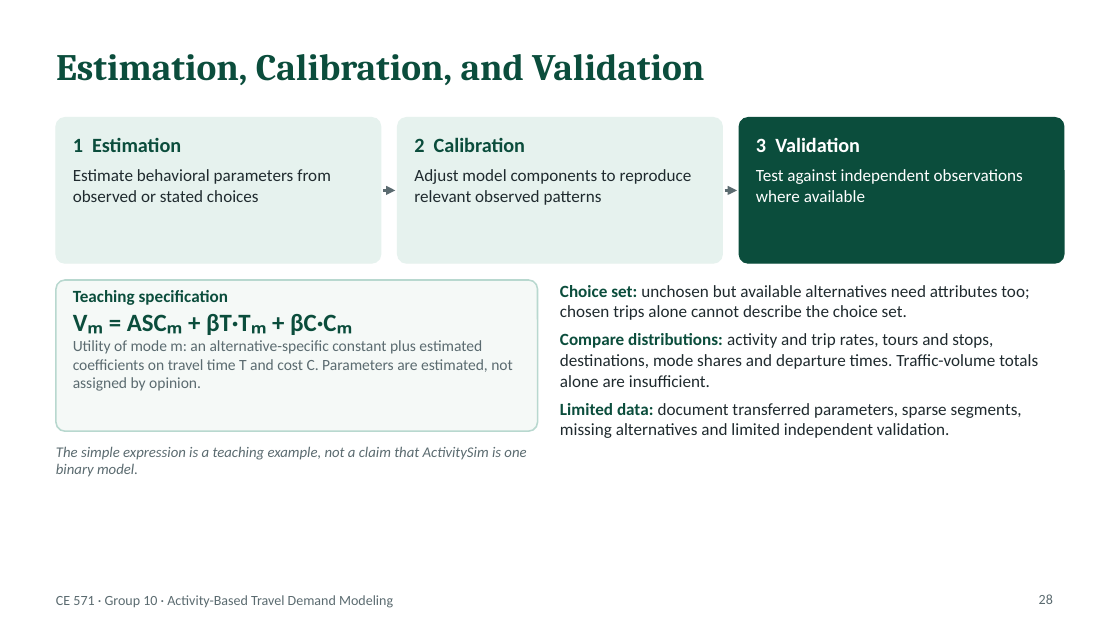
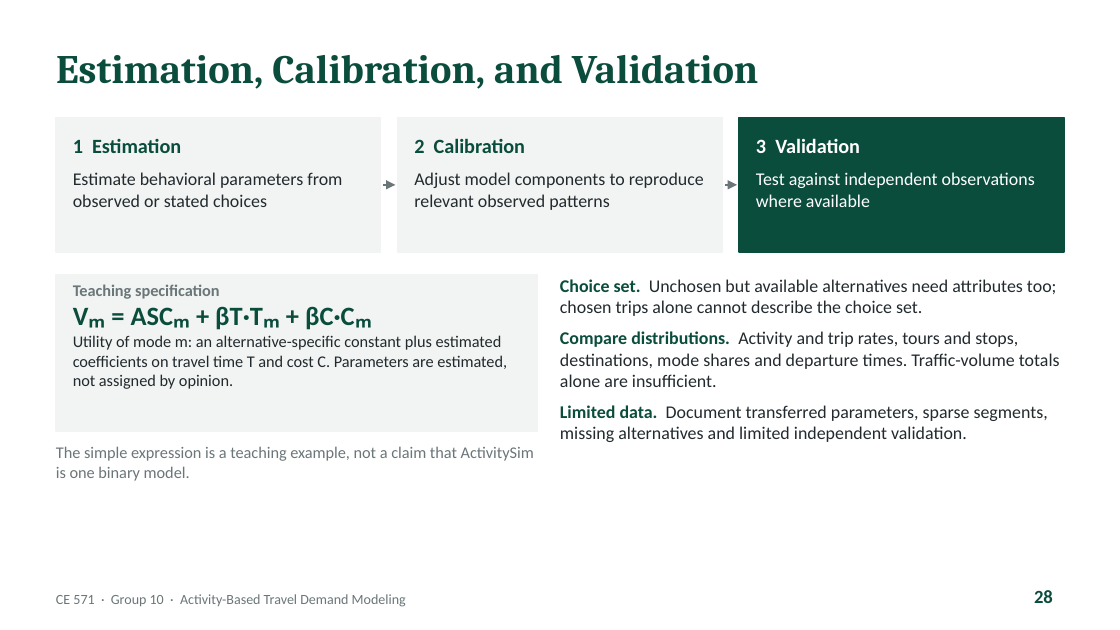
Before and after one commit to abdelmohdi/Claude, a slide deck: slide 28 of CE571_Group10_ABM_Presentation/CE571_Group10_Activity_Based_Travel_Demand_Modeling.pptx. Drawn at 1120x630 pixels with LibreOffice and Linux fonts; fonts in the diff are those of the drawing. Boxes give left, top, right and bottom in pixels: in the first picture for what was removed or moved away, otherwise in the second. Text is boxed around its words. In the diff, an @@ line names an element or a change of style, - is before the commit and + after.

```diff
--- a/CE571_Group10_ABM_Presentation/CE571_Group10_Activity_Based_Travel_Demand_Modeling.pptx
+++ b/CE571_Group10_ABM_Presentation/CE571_Group10_Activity_Based_Travel_Demand_Modeling.pptx
@@ title "Estimation, Calibration, and Validation" at <box>56,55,759,89</box>: size 24 to 26 pt @@
@@ rectangle: place and size @@
-rectangle at <box>56,118,381,263</box>
+rectangle at <box>56,118,381,252</box>
@@ rectangle at <box>56,118,381,252</box>: rounded rectangle to rectangle; fill #E6F2EE to #F1F4F2; outline #E6F2EE 0.75 pt to #F1F4F2 1 pt @@
@@ rectangle at <box>398,118,722,252</box>: rounded rectangle to rectangle; fill #E6F2EE to #F1F4F2; outline #E6F2EE 0.75 pt to #F1F4F2 1 pt @@
@@ rectangle: place and size @@
-rectangle at <box>398,118,722,263</box>
+rectangle at <box>398,118,722,252</box>
@@ rectangle: place and size @@
-rectangle at <box>739,118,1064,263</box>
+rectangle at <box>739,118,1064,252</box>
@@ rectangle at <box>739,118,1064,252</box>: rounded rectangle to rectangle; outline #0B4D3C 0.75 pt to #0B4D3C 1 pt @@
@@ text "Estimate behavioral parameters from observed ..." at <box>73,172,342,207</box>: size 11 to 11.5 pt, text colour #1F2A2E to #222A2E @@
@@ text "Adjust model components to reproduce ..." at <box>414,172,704,210</box>: size 11 to 11.5 pt, text colour #1F2A2E to #222A2E @@
@@ text "Test against independent observations where ..." at <box>756,172,1035,207</box>: size 11 to 11.5 pt @@
@@ arrow moved from (383, 190) - (395, 190) to (383, 185) - (395, 185) @@
@@ arrow (383, 185) - (395, 185): stroke #5B6B70 1.5 pt to #6B7679 1.5 pt @@
@@ arrow moved from (725, 190) - (737, 190) to (725, 185) - (737, 185) @@
@@ arrow (725, 185) - (737, 185): stroke #5B6B70 1.5 pt to #6B7679 1.5 pt @@
@@ rectangle: place and size @@
-rectangle at <box>56,280,538,431</box>
+rectangle at <box>56,274,538,431</box>
@@ rectangle at <box>56,274,538,431</box>: rounded rectangle to rectangle; fill #F5F9F7 to #F1F4F2; outline #B8D8CF 1 pt to #F1F4F2 1 pt @@
@@ text "Teaching specification" at <box>73,284,507,389</box>: size 11 to 10.5 pt, text colour #0B4D3C to #6B7679 in "Teaching specification"; size 16 to 17 pt in "Vₘ = ASCₘ + βT·Tₘ + βC·Cₘ"; size 10 to 10.5 pt, text colour #5B6B70 to #222A2E in "Utility of mode m: an alternative-specific constant ..." @@
@@ text at <box>560,279,1060,442</box>: text changed; size 11 to 11.5 pt; text colour #1F2A2E to #222A2E @@
-• Choice set: unchosen but available alternatives need attributes too; chosen trips alone cannot describe the choice set.
-• Compare distributions: activity and trip rates, tours and stops, destinations, mode shares and departure times. Traffic-volume totals alone are insufficient.
-• Limited data: document transferred parameters, sparse segments, missing alternatives and limited independent validation.
+– Choice set. Unchosen but available alternatives need attributes too; chosen trips alone cannot describe the choice set.
+– Compare distributions. Activity and trip rates, tours and stops, destinations, mode shares and departure times. Traffic-volume totals alone are insufficient.
+– Limited data. Document transferred parameters, sparse segments, missing alternatives and limited independent validation.
@@ text "The simple expression is a ..." at <box>56,446,534,481</box>: size 9.5 to 10.5 pt, text colour #5B6B70 to #6B7679, italic off @@
@@ text "CE 571 · Group 10 ..." at <box>56,594,406,607</box>: text colour #5B6B70 to #6B7679 @@
@@ page number at <box>1034,590,1053,603</box>: size 9 to 12 pt, text colour #5B6B70 to #0B4D3C, bold on @@
```
Also in this commit, not shown: 52 other slides changed, 1 slide added, 1 other file.
